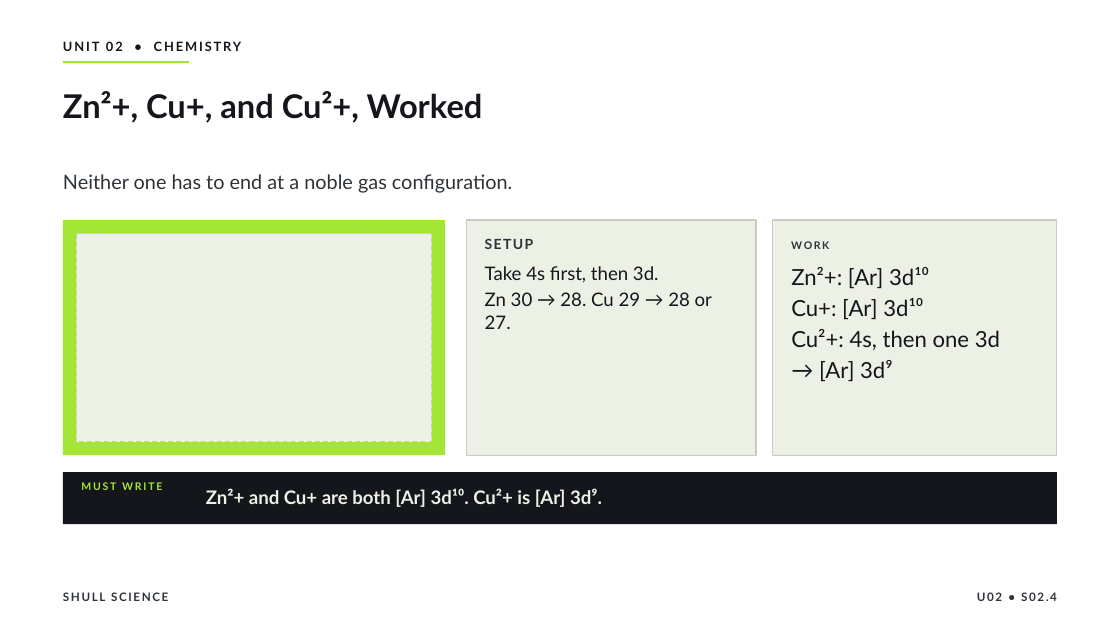
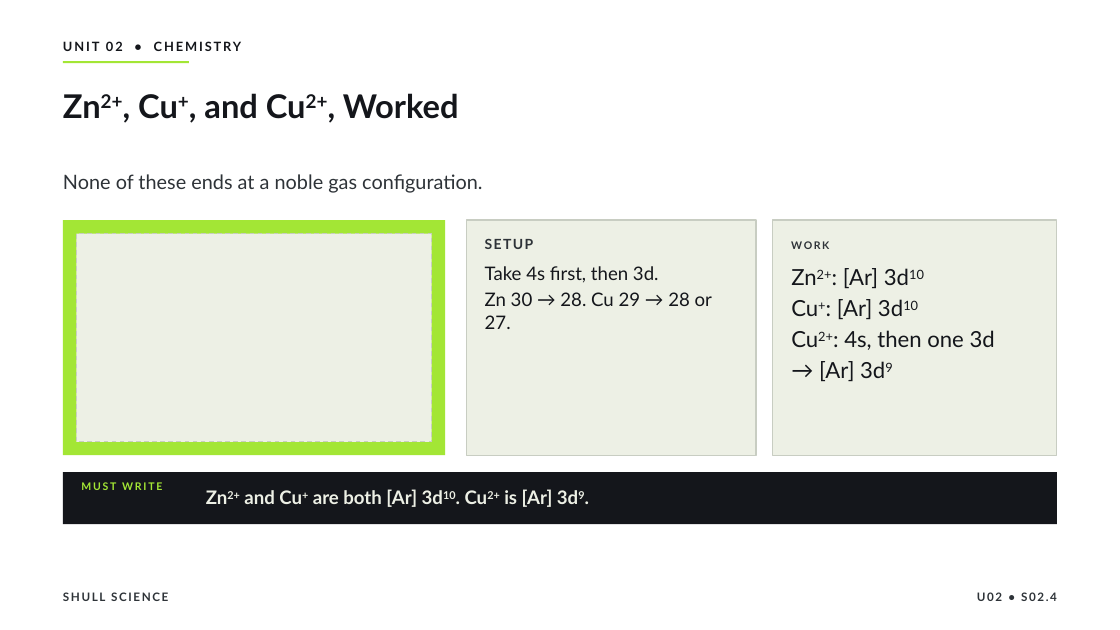
Before and after one commit to Hayabusa015/WorkWork, a slide deck: slide 20 of deliverables/chem-u02/SHULL_CHEM_Slides_U02_S02.4.pptx. Drawn at 1120x630 pixels with LibreOffice and Linux fonts; fonts in the diff are those of the drawing. Boxes give left, top, right and bottom in pixels: in the first picture for what was removed or moved away, otherwise in the second. Text is boxed around its words. In the diff, an @@ line names an element or a change of style, - is before the commit and + after.

```diff
--- a/deliverables/chem-u02/SHULL_CHEM_Slides_U02_S02.4.pptx
+++ b/deliverables/chem-u02/SHULL_CHEM_Slides_U02_S02.4.pptx
@@ title at [138, 93, 459, 119]: text changed @@
-Zn²+, Cu+, and Cu²+, Worked
+Zn2+, Cu+, and Cu2+, Worked
@@ text at [63, 174, 482, 193]: text changed @@
-Neither one has to end at a noble gas configuration.
+None of these ends at a noble gas configuration.
@@ text at [791, 268, 995, 382]: text changed @@
-Zn²+: [Ar] 3d¹⁰
-Cu+: [Ar] 3d¹⁰
-Cu²+: 4s, then one 3d
-→ [Ar] 3d⁹
+Zn2+: [Ar] 3d10
+Cu+: [Ar] 3d10
+Cu2+: 4s, then one 3d
+→ [Ar] 3d9
@@ text at [244, 489, 553, 507]: text changed @@
-Zn²+ and Cu+ are both [Ar] 3d¹⁰. Cu²+ is [Ar] 3d⁹.
+Zn2+ and Cu+ are both [Ar] 3d10. Cu2+ is [Ar] 3d9.
```
Also in this commit, not shown: 18 other slides changed, 12 other files.
